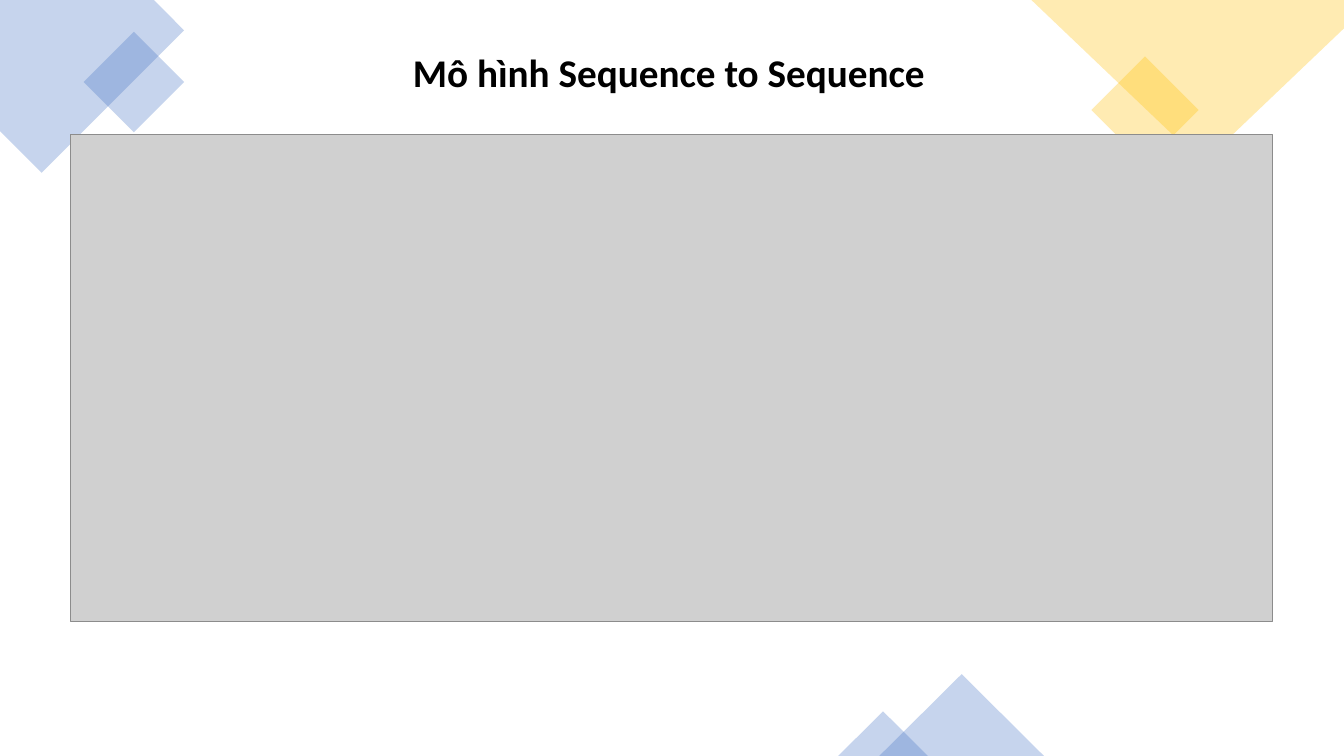
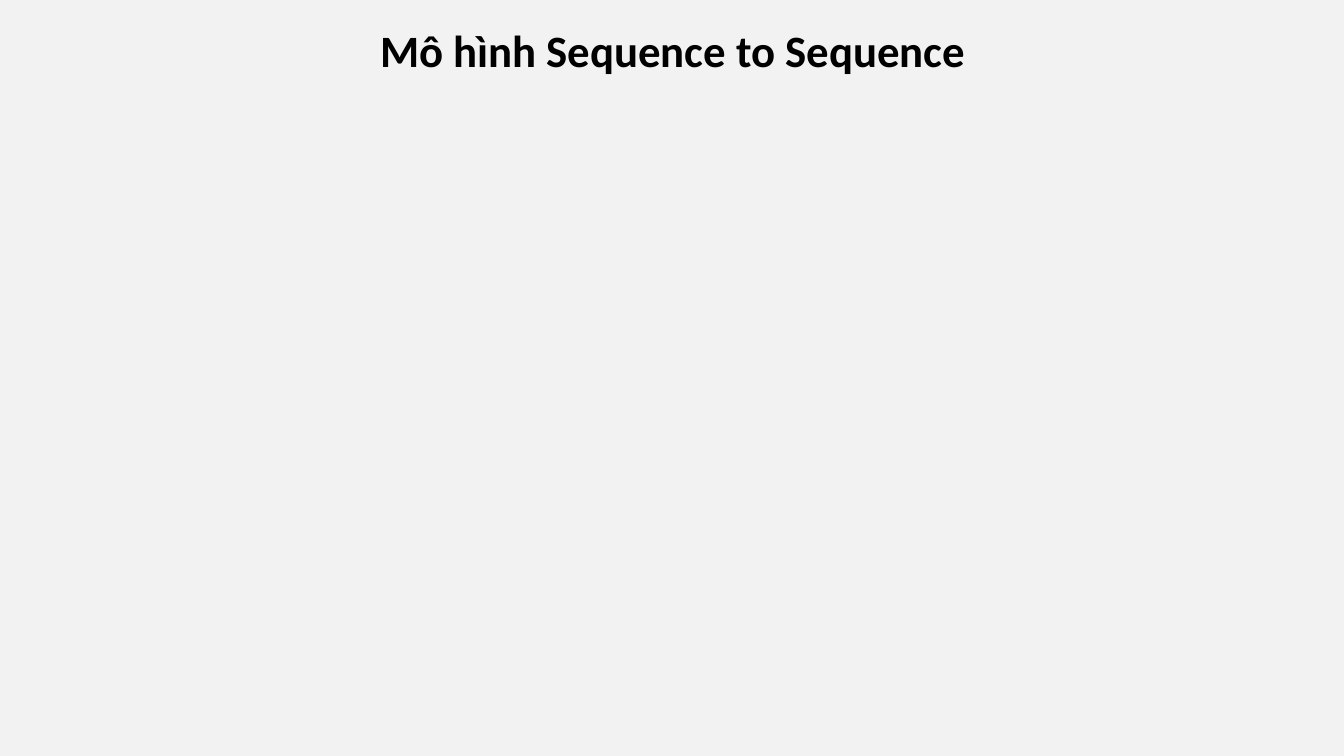
Before and after one commit to nmtri1912/kltn, a slide deck: slide 13 of Tài liệu/Presentation.pptx. Drawn at 1344x756 pixels with LibreOffice and Linux fonts; fonts in the diff are those of the drawing; grey boxes stand for pictures; background and template pictures are left out. Boxes give left, top, right and bottom in pixels: in the first picture for what was removed or moved away, otherwise in the second. Text is boxed around its words. In the diff, an @@ line names an element or a change of style, - is before the commit and + after.

```diff
--- a/Tài liệu/Presentation.pptx
+++ b/Tài liệu/Presentation.pptx
@@ background #FFFFFF to picture (left out) @@
@@ rectangle removed at [0,0,1344,756] @@
@@ freeform shape removed at [0,0,185,173] @@
@@ text "Mô hình Sequence to Sequence": place and size @@
-text "Mô hình Sequence to Sequence" at [413,59,925,93]
+text "Mô hình Sequence to Sequence" at [380,35,966,74]
@@ text "Mô hình Sequence to Sequence" at [380,35,966,74]: size 28 to 32 pt @@
@@ freeform shape removed at [1031,0,1344,163] @@
@@ freeform shape removed at [1084,0,1107,13] @@
@@ rectangle removed at [84,32,185,133] @@
@@ rectangle removed at [1091,57,1198,164] @@
@@ picture removed at [71,134,1273,621] @@
@@ triangle removed at [879,675,1044,756] @@
@@ triangle removed at [839,712,929,756] @@
```
Also in this commit, not shown: 15 other slides changed, 2 slides added, 2 slides removed, 2 other files.
